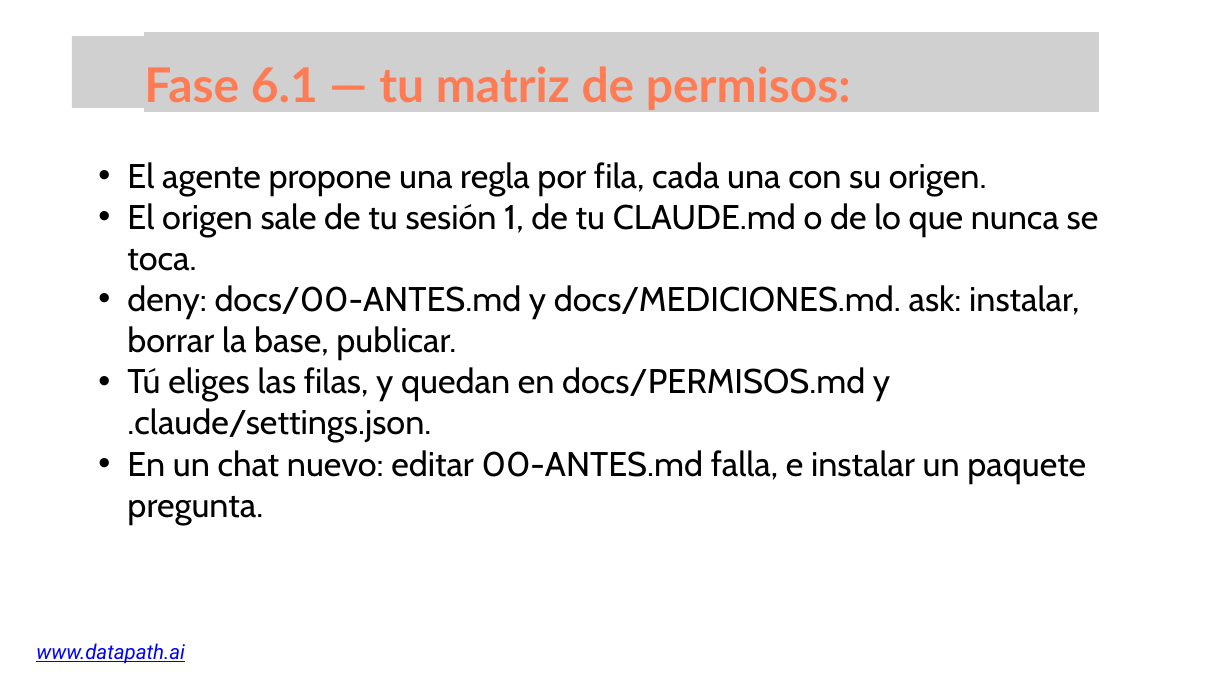
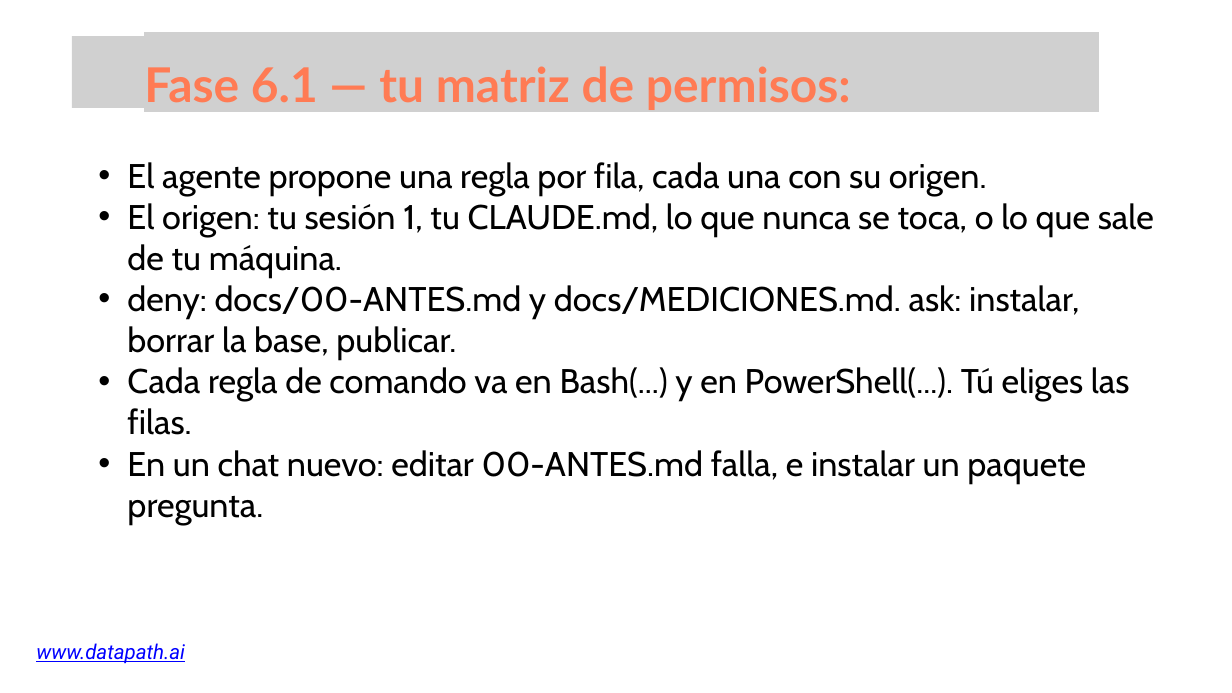
Before and after one commit to growlearnjo/merc_tech, a slide deck: slide 31 of doc_sesions/sesion6/Ed5_sesion6.pptx. Drawn at 1232x693 pixels with LibreOffice and Linux fonts; fonts in the diff are those of the drawing; grey boxes stand for pictures. Boxes give left, top, right and bottom in pixels: in the first picture for what was removed or moved away, otherwise in the second. Text is boxed around its words. In the diff, an @@ line names an element or a change of style, - is before the commit and + after.

```diff
--- a/doc_sesions/sesion6/Ed5_sesion6.pptx
+++ b/doc_sesions/sesion6/Ed5_sesion6.pptx
@@ text at (127,203,1154,279): text changed @@
-  • El origen sale de tu sesión 1, de tu CLAUDE.md o de lo que nunca se toca.
+  • El origen: tu sesión 1, tu CLAUDE.md, lo que nunca se toca, o lo que sale de tu máquina.
@@ text at (127,367,1130,435): text changed @@
-  • Tú eliges las filas, y quedan en docs/PERMISOS.md y .claude/settings.json.
+  • Cada regla de comando va en Bash(...) y en PowerShell(...). Tú eliges las filas.
```
Also in this commit, not shown: 4 other slides changed, 3 other files.
